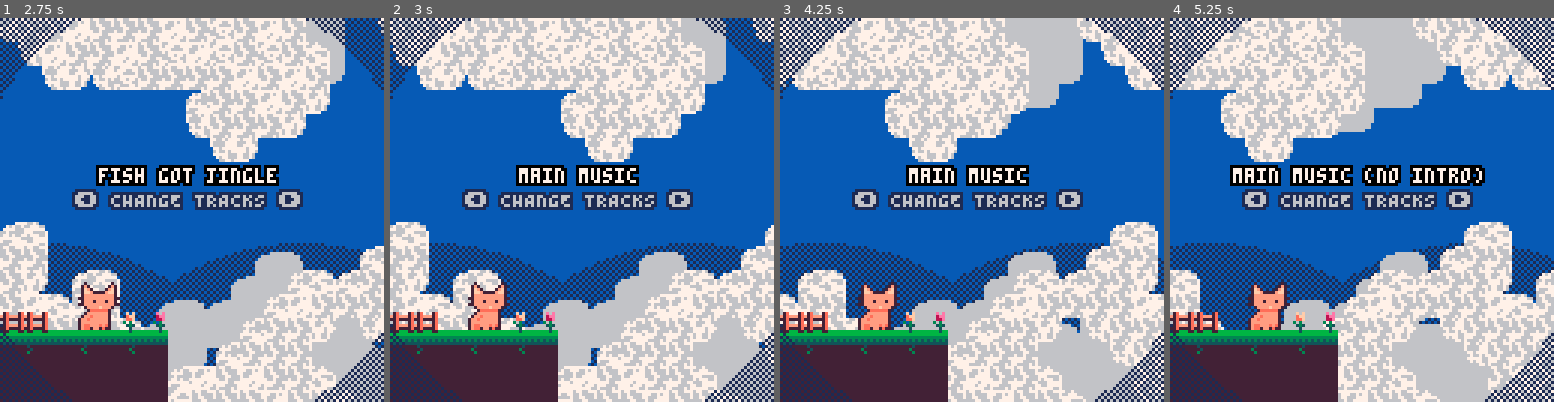
Above: before the commit, frames 1-4 (left to right).
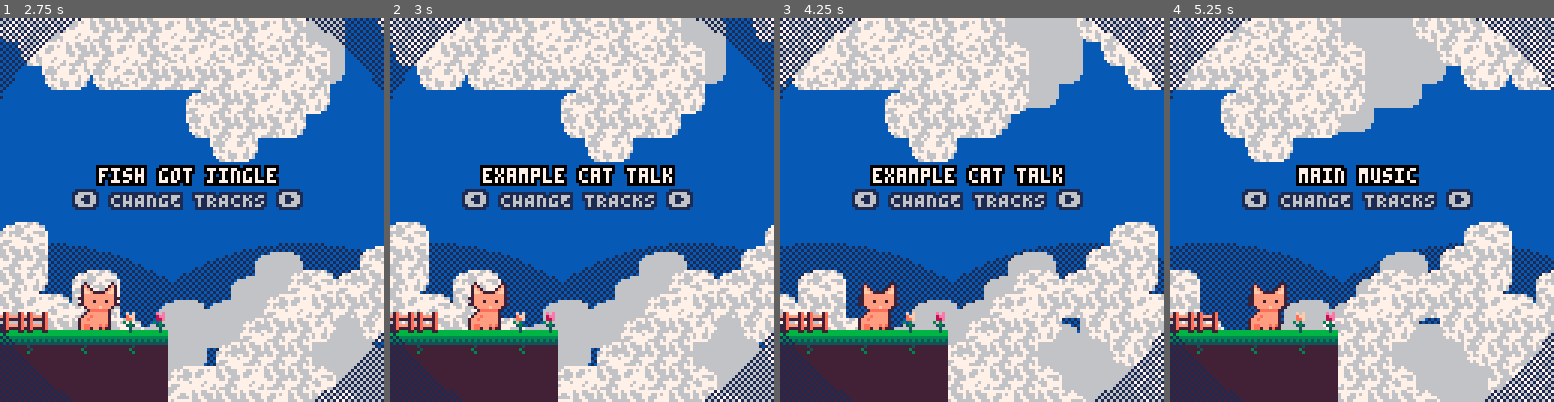
Above: after the commit, the same moments.

Repository: alexhlocke/AlexKotaFirstCart
Game: PICO-8 cartridge music_and_sfx.p8
The game is run twice, just before and just after one commit, with the same random seed, the same clock (stepped at 60 frames per second) and the same inputs.
Inputs:
- Up to frame 1 (2.75 s): hold Right 1.6-2.1 s; hold Right from 2.47 s (still down)
- Up to frame 2 (3 s): keep holding Right
- Up to frame 3 (4.25 s): release Right at 3.03 s; hold Left 3.08-3.58 s; hold Right from 4.02 s (still down)
- Up to frame 4 (5.25 s): release Right at 4.68 s; hold Left from 5.08 s (still down)

Frame 1 is identical in both runs. In frame 2, 1.5% of the frame differs, in the area x 23-75%, y 38-44%; in frame 3, 1.5%; in frame 4, 2.5%, in the area x 15-83%, y 38-44%.

Commit message:
New sfx / music

Diff:
--- a/music_and_sfx.p8
+++ b/music_and_sfx.p8
@@ -264,6 +264,7 @@
   {name="main music",n=0}
  ,{name="main music (no intro)",n=2}
  ,{name="fish got jingle",n=32}
+ ,{name="example cat talk",n=56}
 }
 current_track=tracks[track_i]
 
@@ -290,7 +291,7 @@
     return 60 / (speed / (120 / notes_per_beat))
 end
 
-print(speed_to_bpm(15, 4))
+--print(speed_to_bpm(15, 4))
 __gfx__
 80000008000700000000700000000000b000000b0000000000000056560000000000000000060600000c00c0000000000000000000000000ff00000000000000
 08000080007b70000007b70000000000cb0000bc000000000004444445600000000000000065600000b0000c00000000000000000000003f1000000000000000
Not shown, changed: the music (__music__) section of music_and_sfx.p8
Not shown, changed: the sound effects (__sfx__) section of music_and_sfx.p8
